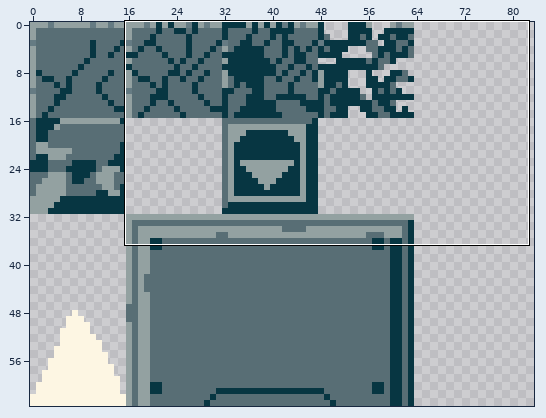
A sprite sheet gets an edit: Assets/Sprites/Tiles/CaveTileset.png. The picture above shows the old version from afar; the outline marks the close-up.
Close-up. Earlier state:
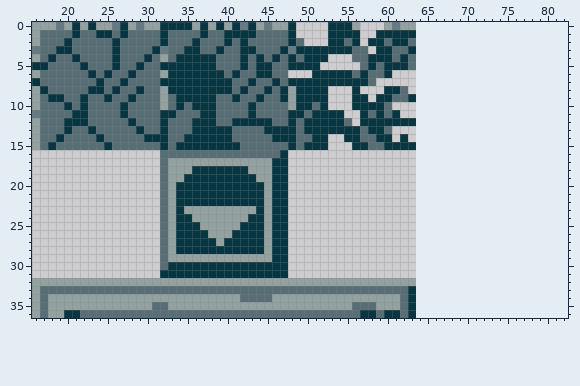
The file is 64x64 pixels. Shown: x 16..82, y 0..36. The old version is drawn lined up with the new one, on the new canvas. The wide view leaves out empty margins.
New version:
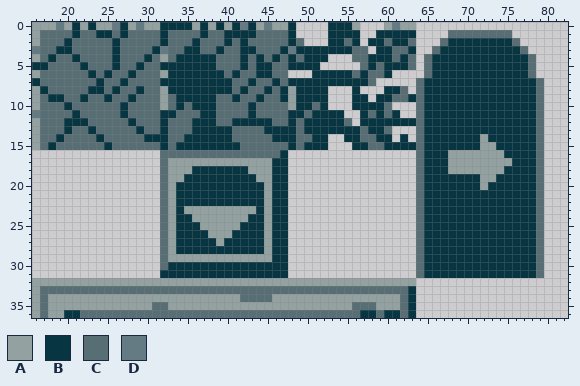
Palette (. is transparent): A #93a1a1  B #073642  C #586e75  D #657b83
What changed:
canvas 64x64 -> 128x64
There is now colour A in row 14 at x 72; in row 15 at x 72 to 73; in row 16 at x 68 to 74; in row 17 at x 68 to 75; in row 18 at x 68 to 74; in row 19 at x 72 to 73.
There is now colour A in row 20 at x 72.
There is now colour B in row 2 at x 68 to 75; in row 3 at x 67 to 76; in rows 4 to 6 at x 66 to 77; in rows 7 to 13 at x 65 to 78; in row 14 at x 65 to 71 and 73 to 78; in row 15 at x 65 to 71 and 74 to 78.
There is now colour B in row 16 at x 65 to 67 and 75 to 78; in row 17 at x 65 to 67 and 76 to 78; in row 18 at x 65 to 67 and 75 to 78; in row 19 at x 65 to 71 and 74 to 78; in row 20 at x 65 to 71 and 73 to 78; in rows 21 to 31 at x 65 to 78.
There is now colour C in row 1 at x 68 to 75; in row 2 at x 67 and 76; in row 3 at x 66 and 77; in rows 4 to 6 at x 65 and 78; in rows 7 to 31 at x 64 and 79.
The edit turns colour B into colour C in rows 10 to 11 at x 22.
Pixel boxes of the changes (left, top, right, bottom) in both close-ups:
added: (416, 30, 544, 278)
changed: (80, 102, 88, 118)
